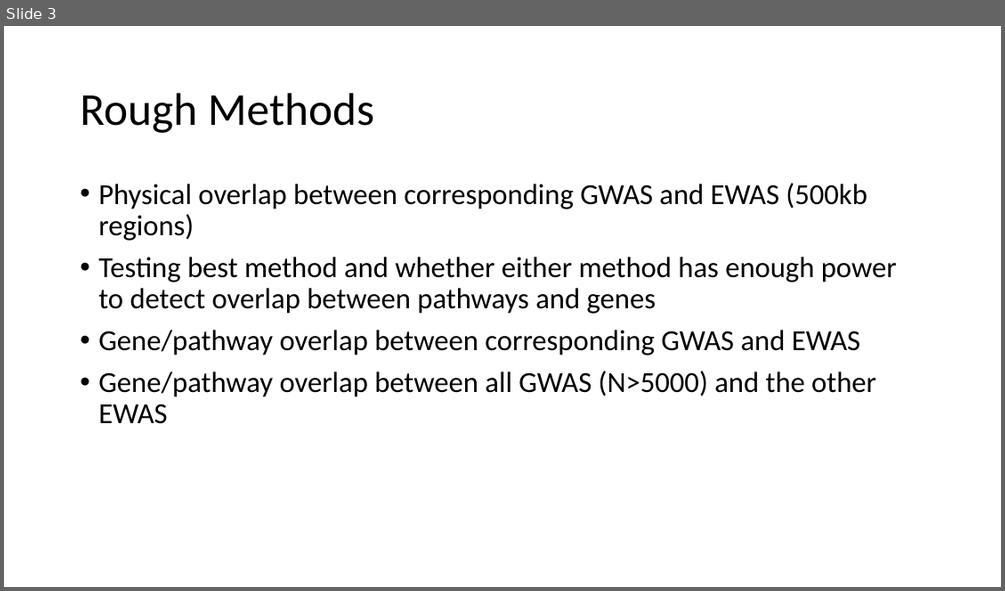
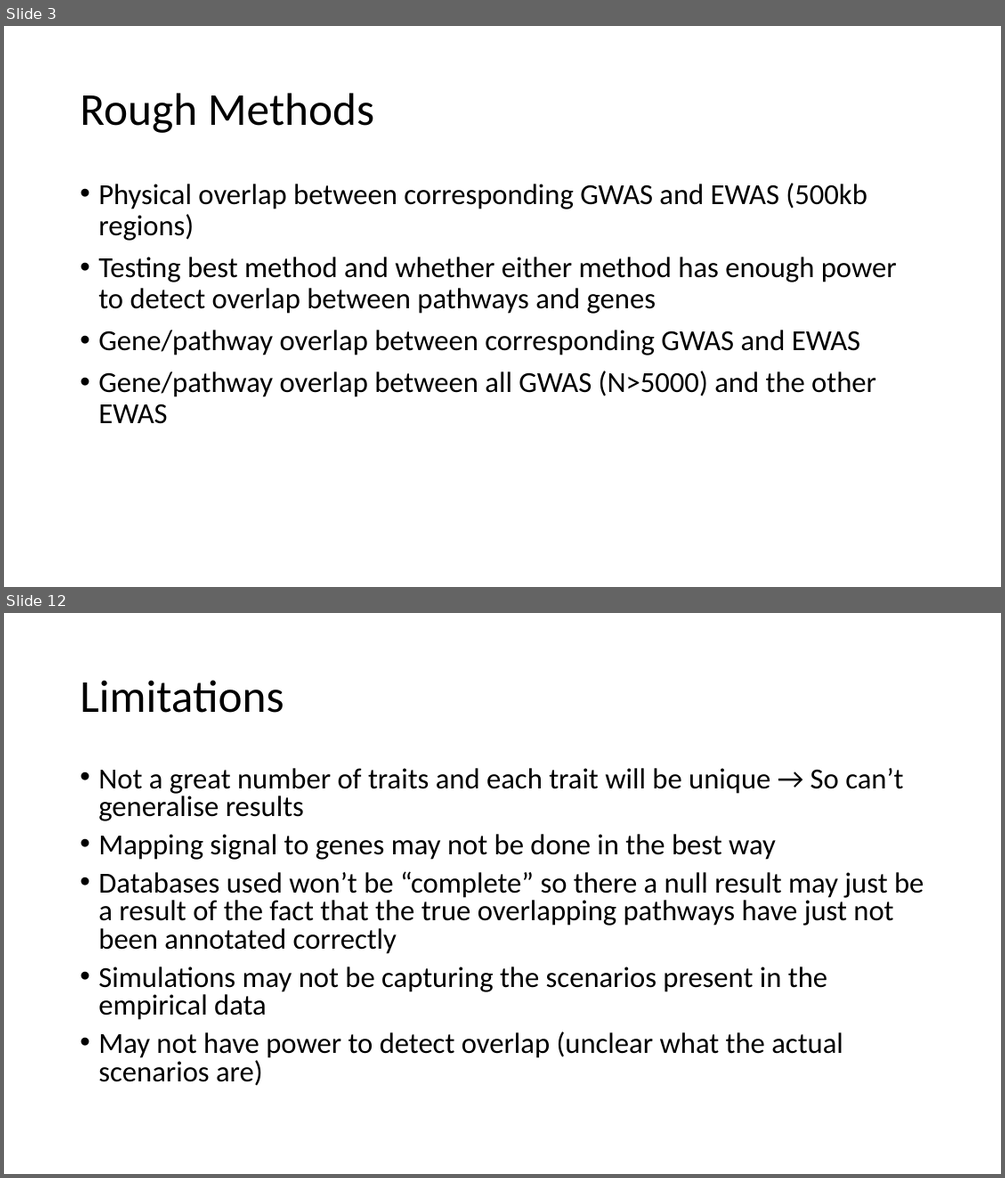
Before and after one commit to thomasbattram/thesis, a slide deck: meetings/2020-07-01/ewas-gwas-comparison-paper.pptx. Shown one above the other, each under a label of ours: slide 3 before the commit, slides 3 and 12 after it; the slides between them are not shown. The pictures are 1005x591 and 1005x1178 pixels, drawn with LibreOffice and Linux fonts; fonts in the diff are those of the drawing. Boxes give left, top, right and bottom in pixels: in the first picture for what was removed or moved away, otherwise in the second. Text is boxed around its words. In the diff, an @@ line names an element or a change of style, - is before the commit and + after.

```diff
--- a/meetings/2020-07-01/ewas-gwas-comparison-paper.pptx
+++ b/meetings/2020-07-01/ewas-gwas-comparison-paper.pptx
@@ slide 12 added at bbox=[4, 613, 1001, 1174], background #FFFFFF @@
@@ title added at bbox=[80, 680, 283, 713], 44 pt, text #000000 @@
+Limitations
@@ text added at bbox=[98, 768, 923, 1086], 28 pt, text #000000 @@
+• Not a great number of traits and each trait will be unique → So can’t generalise results
+• Mapping signal to genes may not be done in the best way
+• Databases used won’t be “complete” so there a null result may just be a result of the fact that the true overlapping pathways have just not been annotated correctly
+• Simulations may not be capturing the scenarios present in the empirical data
+• May not have power to detect overlap (unclear what the actual scenarios are)
```
Also in this commit, not shown: 6 slides changed, 3 other slides added, 1 slide removed, 2 other files.
